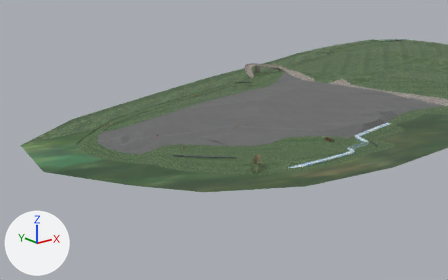
Two versions of the Blender file LMTrack.blend, one commit apart.
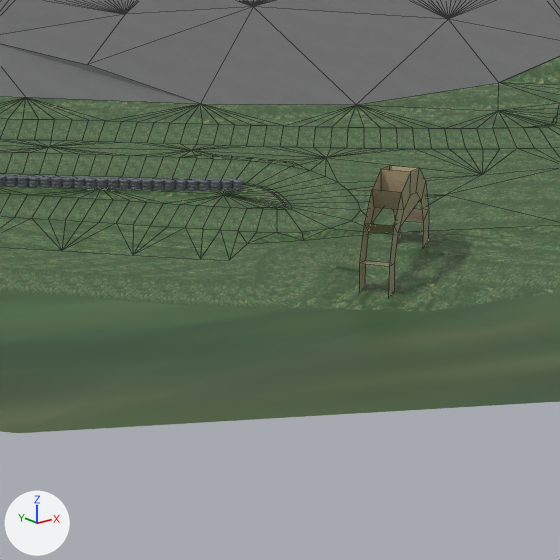
Each version is shown from a 50 mm camera at (-696.0, -535.0, 253.0) aimed at (-257.0, 13.0, 34.0), then close up on the part from 45% to 63% of the width and 47% to 75% of the height. Arrows for +X, +Y and +Z are at lower left; the lights stay in place. The close-ups show mesh edges as thin lines.

The older version as bpy lines, for what is in view:
```python
me_cylinder_064 = bpy.data.meshes.new('Cylinder.064')
me_cylinder_064.from_pydata(...)  # 40 vertices, 25 faces, 4 loose edges; spans x -14.6..14.6, y -2.7..14.7, z -2.5..2.5
me_cylinder_064.materials.append(mat_sand_png)  # picture img_sand_png
me_plane_011 = bpy.data.meshes.new('Plane.011')
me_plane_011.from_pydata(...)  # 736 vertices, 1088 faces; spans x -9.0..546.0, y -53.0..32.0, z -7.0..11.0
me_plane_011.materials.append(mat_asphalt_plain_png)  # picture img_asphalt_plain_png
me_plane_031 = bpy.data.meshes.new('Plane.031')
me_plane_031.from_pydata(...)  # 601 vertices, 812 faces; spans x -5.0..276.0, y -103.0..72.0, z -1.0..3.0
me_plane_031.materials.append(mat_grass_png_001)  # picture img_grass_png_001
ob_bugatti = bpy.data.objects.new('Bugatti', me_plane_031)
ob_bugatti.location = (-298.1, 55.7, 0.2)
ob_chemin_aux_boeufs = bpy.data.objects.new('Chemin-aux-boeufs', me_plane_011)
ob_chemin_aux_boeufs.location = (-327.8, 207.2, 6.8)
ob_chemin_aux_boeufs.scale = (1.0, 4.0, 1.0)
ob_gnutires = bpy.data.objects.new('GnuTires', me_cylinder_064)
ob_gnutires.location = (-228.2, -13.9, 0.9)
ob_gnutires.rotation_euler = (1.571, 0.0, 0.616)  # degrees (90, 0, 35)
# also in view: 'Main' at (185.0, 224.0, 8.0); 'Tires_Bugatti' at (-254.0, 57.0, 1.0)
```
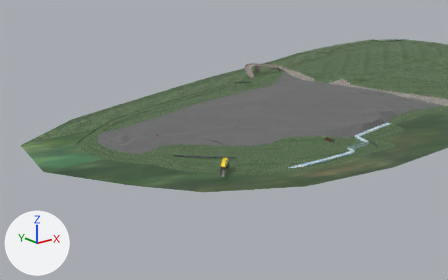
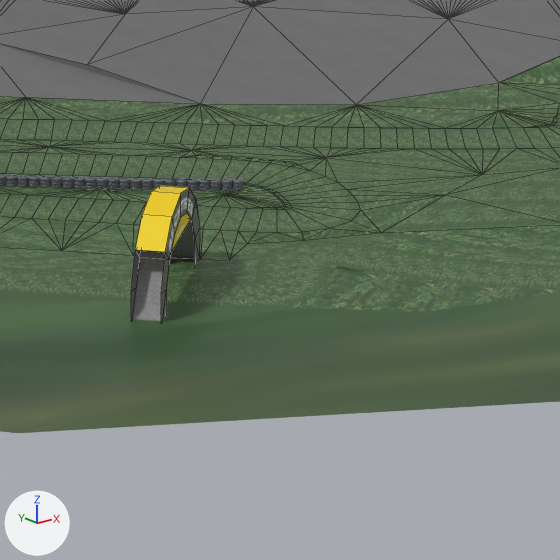
Commit message: building ArchTire

Where the change shows, as pixel boxes [x1, y1, x2, y2] in the close-ups (560 x 560 px):
'ArchTire', added: after [131, 186, 200, 322]
'GnuTires', deleted (yellow): before [360, 165, 429, 296]

Patch to the scene script:
```diff
--- a/LMTrack.blend.py
+++ b/LMTrack.blend.py
@@ img_archtire_png @@
+img_archtire_png = load_image('ArchTire.png', 'ArchTire.png', 1024, 1024, 'sRGB')
@@ mat_archtire_png @@
+mat_archtire_png = principled_material('ArchTire.png')
+mat_archtire_png.texture = img_archtire_png
@@ me_cylinder_064_1 @@
+me_cylinder_064_1.from_pydata(...)  # 40 vertices, 27 faces, 5 loose edges; spans x -16.3..16.3, y -2.7..14.7, z -2.5..2.5
+me_cylinder_064_1.materials.append(mat_archtire_png)  # picture img_archtire_png
@@ ob_gnutires @@
-ob_gnutires = bpy.data.objects.new('GnuTires', me_cylinder_064)
-ob_gnutires.location = (-228.2, -13.9, 0.9)
-ob_gnutires.rotation_euler = (1.571, 0.0, 0.616)  # degrees (90, 0, 35)
@@ ob_archtire @@
+ob_archtire = bpy.data.objects.new('ArchTire', me_cylinder_064_1)
+ob_archtire.location = (-265.9, 0.5, 1.3)
+ob_archtire.rotation_euler = (1.571, 0.0, 0.697)  # degrees (90, 0, 40)
+_m = ob_archtire.modifiers.new('Solidify', 'SOLIDIFY')
+_m.nonmanifold_thickness_mode = 'FIXED'
+_m.nonmanifold_merge_threshold = 0.0003
```
